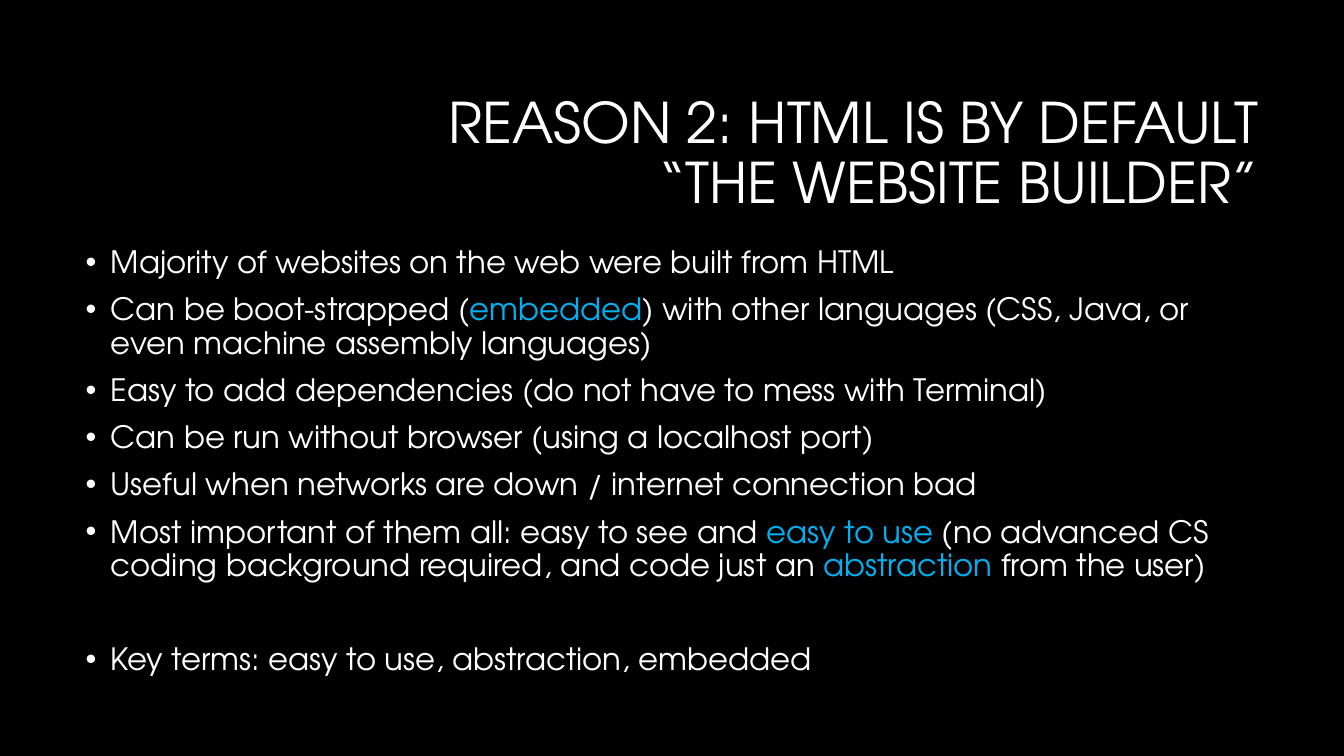
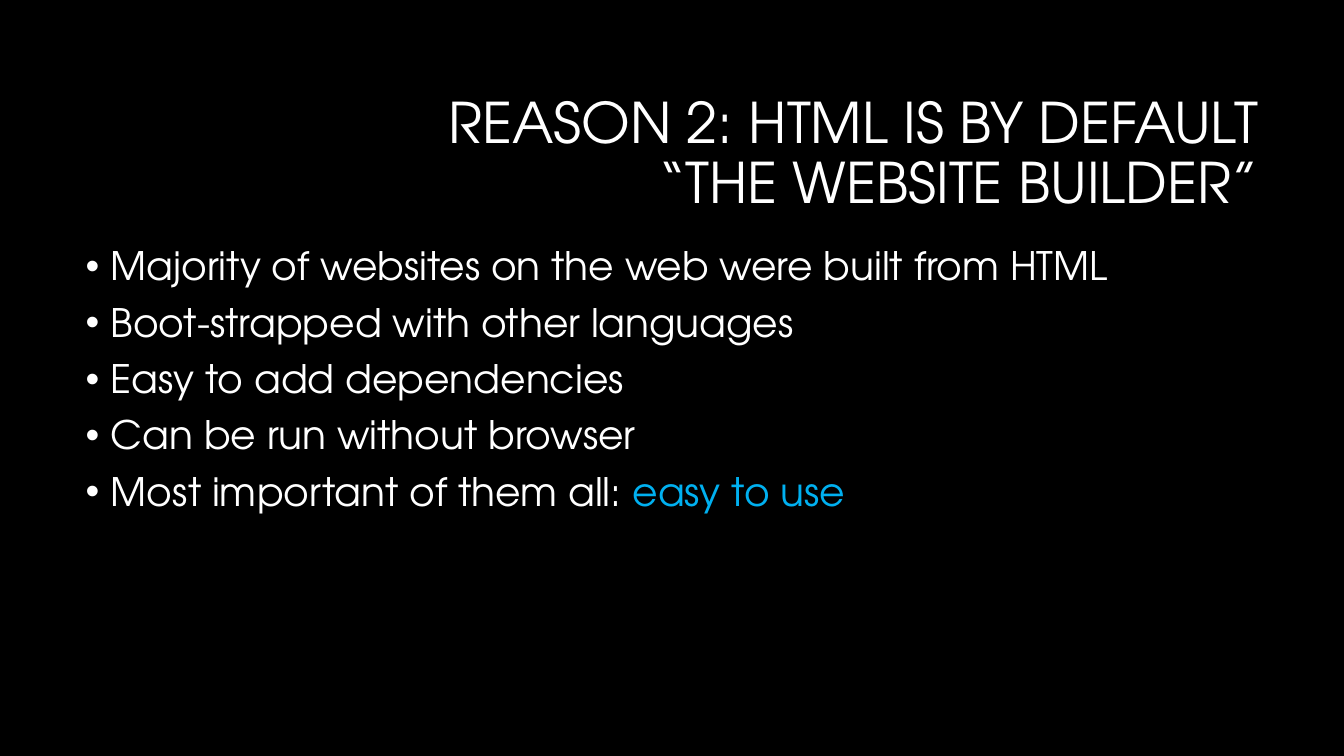
Before and after one commit to jasonlu6/UROP-Spring-Framework-, a slide deck: slide 4 of meeting2-jason.pptx (slide 6 before the commit). Drawn at 1344x756 pixels with LibreOffice and Linux fonts; fonts in the diff are those of the drawing; background and template pictures are left out. Boxes give left, top, right and bottom in pixels: in the first picture for what was removed or moved away, otherwise in the second. Text is boxed around its words. In the diff, an @@ line names an element or a change of style, - is before the commit and + after.

Commit message:
Repository search page for Gibson Assembly HTML
repo.html - HTML module that will allow the user to look at the Recombinase Gibson Assembly's image repository or search a
particular tag within the image repository. When complete, it will dynamically be able to store each tagged image's link (via memoization) in a MongoDB database backend.

Also, the new version of the DAMPLAB / WETLAB presentation uploaded as well (significantly shorter and sweeter)
#KISS (Keep It Short, Simple, (and Sweet))

```diff
--- a/meeting2-jason.pptx
+++ b/meeting2-jason.pptx
@@ text at (x1=111, y1=251, x2=1108, y2=288): size 22 to 28 pt in "Majority of websites on the web were ..." @@
@@ text at (x1=111, y1=308, x2=845, y2=514): text changed; size 22 to 28 pt @@
-• Can be boot-strapped (embedded) with other languages (CSS, Java, or even machine assembly languages)
-• Easy to add dependencies (do not have to mess with Terminal)
-• Can be run without browser (using a localhost port)
-• Useful when networks are down / internet connection bad
-• Most important of them all: easy to see and easy to use (no advanced CS coding background required, and code just an abstraction from the user)
-• Key terms: easy to use, abstraction, embedded
+• Boot-strapped with other languages
+• Easy to add dependencies
+• Can be run without browser
+• Most important of them all: easy to use
```
Also in this commit, not shown: 6 other slides changed, 3 slides added, 2 slides removed, 1 other file.
